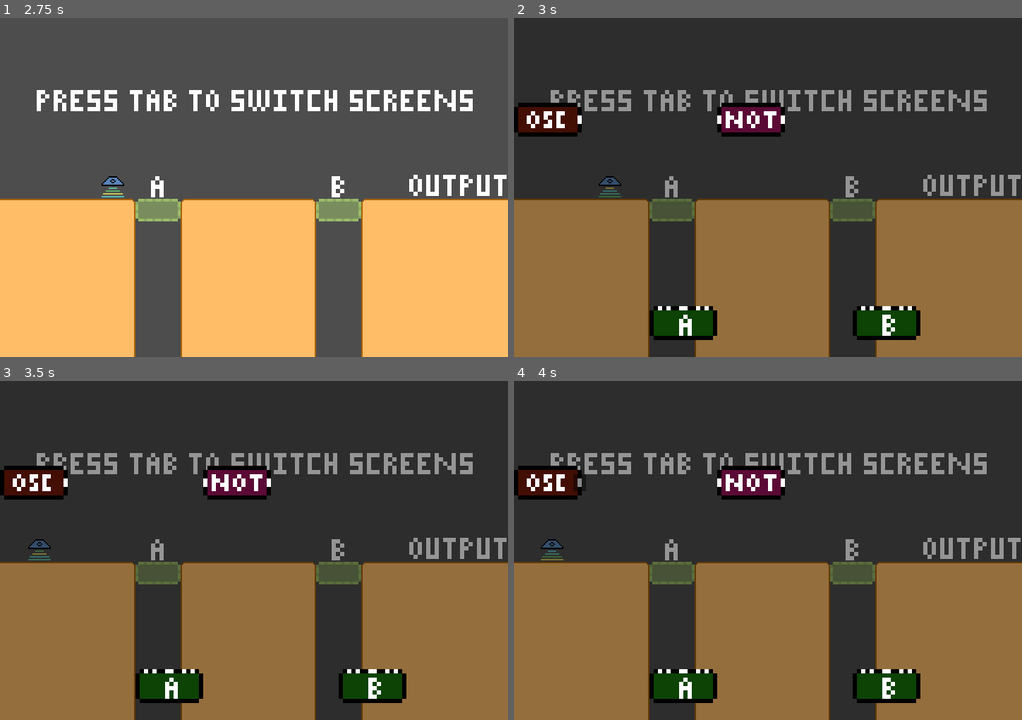
Above: before the commit, frames 1-4 (two rows, left to right).
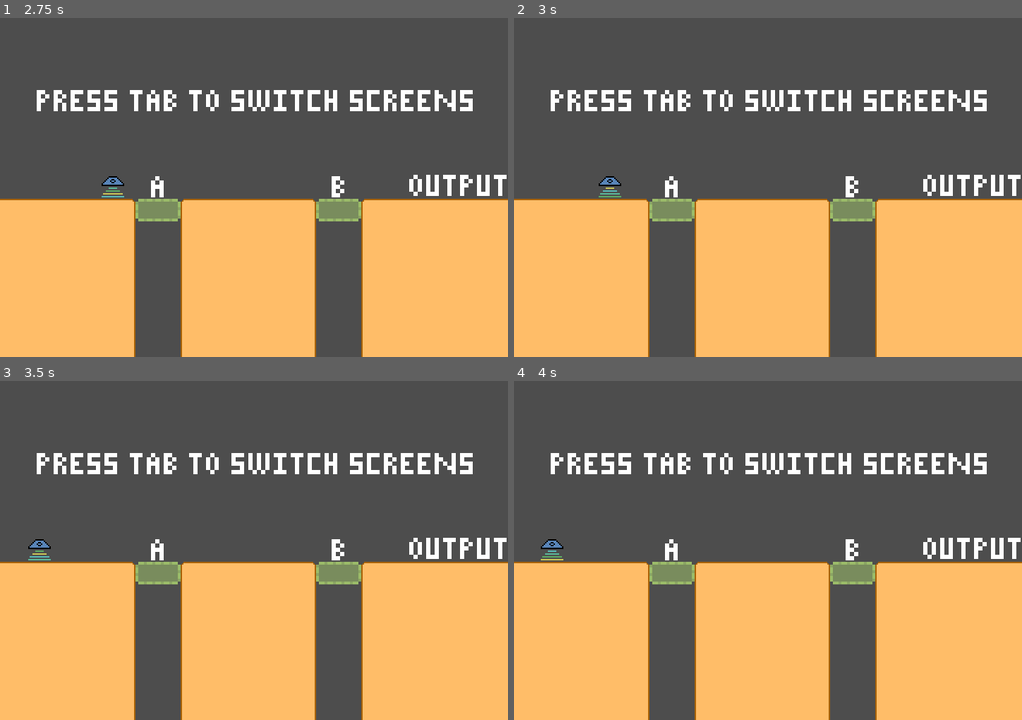
Above: after the commit, the same moments.

Repository: Gaelach-cael/puzzle-platformer-game
Game: Godot game, scene res://scenes/menu.tscn
The game is run twice, just before and just after one commit, with the same random seed, the same clock (stepped at 60 frames per second) and the same inputs.
Inputs (mouse positions are in pixels of both pictures, inside the frame that each line leads up to):
- Up to frame 1 (2.75 s): tap Enter (start) at 0.5, 2, 2.1 s; hold D (right) 0.53-1.25 s; hold S (crouch) 0.53-1.25 s; click "LEVEL 1" at 1.25 s; hold D (right) from 2.03 s (still down)
- Up to frame 2 (3 s): tap Enter (start) at 2.75 s; release D (right) at 2.78 s; hold A (left) from 2.78 s (still down); tap Tab (switch) at 2.85 s
- Up to frame 3 (3.5 s): keep holding A (left)
- Up to frame 4 (4 s): release A (left) at 3.5 s; click (580, 482) at 3.52 s

Frame 1 is identical in both runs. In frame 2, 100% of the frame differs, in the area x 0-100%, y 0-100%; in frame 3, 100%; in frame 4, 100%.
Error after the commit: Parse Error: Builtin type cannot be used as a name on its own. (res://scripts/screen_2.gd:3)

Commit message:
honk mimimiii

Diff:
--- a/scenes/level 1/screen2.tscn
+++ b/scenes/level 1/screen2.tscn
@@ -31,7 +31,7 @@
 
 [node name="TileMapLayer" type="TileMapLayer" parent="."]
 scale = Vector2(3, 3)
-tile_map_data = PackedByteArray(0, 0, 2, 0, 4, 0, 2, 0, 1, 0, 2, 0, 0, 0, 5, 0, 4, 0, 2, 0, 1, 0, 2, 0, 0, 0, 0, 0, 1, 0, 2, 0, 0, 0, 2, 0, 0, 0, 3, 0, 1, 0, 2, 0, 1, 0, 0, 0, 0, 0)
+tile_map_data = PackedByteArray(0, 0, 5, 0, 4, 0, 2, 0, 1, 0, 2, 0, 0, 0, 0, 0, 1, 0, 2, 0, 0, 0, 2, 0, 0, 0, 3, 0, 1, 0, 2, 0, 1, 0, 0, 0, 0, 0, 2, 0, 4, 0, 2, 0, 1, 0, 2, 0, 0, 0)
 tile_set = SubResource("TileSet_0xwjf")
 
 [node name="oscbutton" type="Button" parent="TileMapLayer"]
@@ -40,7 +40,24 @@
 offset_right = 17.0
 offset_bottom = 26.0
 theme = ExtResource("4_glrbq")
-action_mode = 0
+toggle_mode = true
+metadata/_edit_use_anchors_ = true
+
+[node name="A_Output" type="Button" parent="TileMapLayer"]
+offset_left = 34.0
+offset_top = 67.0
+offset_right = 46.0
+offset_bottom = 70.0
+theme = ExtResource("4_glrbq")
+toggle_mode = true
+
+[node name="B_Output" type="Button" parent="TileMapLayer"]
+offset_left = 82.0
+offset_top = 67.0
+offset_right = 94.0
+offset_bottom = 70.0
+theme = ExtResource("4_glrbq")
+toggle_mode = true
 
 [node name="Not_input" type="Button" parent="TileMapLayer"]
 offset_left = 47.0
@@ -48,6 +65,8 @@
 offset_right = 50.0
 offset_bottom = 26.0
 theme = ExtResource("4_glrbq")
+toggle_mode = true
+metadata/_edit_use_anchors_ = true
 
 [node name="Not_output" type="Button" parent="TileMapLayer"]
 offset_left = 62.0
@@ -55,6 +74,8 @@
 offset_right = 65.0
 offset_bottom = 26.0
 theme = ExtResource("4_glrbq")
+toggle_mode = true
+metadata/_edit_use_anchors_ = true
 
 [node name="A" type="Label" parent="TileMapLayer"]
 offset_left = 38.6667
@@ -63,6 +84,7 @@
 offset_bottom = 75.3333
 theme = ExtResource("5_jdm2b")
 text = "A"
+metadata/_edit_use_anchors_ = true
 
 [node name="B" type="Label" parent="TileMapLayer"]
 offset_left = 86.6667
@@ -71,3 +93,22 @@
 offset_bottom = 75.0
 theme = ExtResource("5_jdm2b")
 text = "B"
+metadata/_edit_use_anchors_ = true
+
+[node name="osc->not" type="Line2D" parent="."]
+points = PackedVector2Array(46, 72, 145, 72)
+width = 6.0
+
+[node name="not->A" type="Line2D" parent="."]
+points = PackedVector2Array(137, 72, 137, 204)
+width = 6.0
+
+[node name="not->b" type="Line2D" parent="."]
+position = Vector2(147, 0)
+points = PackedVector2Array(45, 72, 101, 72, 101, 204)
+width = 6.0
+
+[node name="Timer" type="Timer" parent="."]
+wait_time = 0.25
+
+[connection signal="timeout" from="Timer" to="." method="_on_timer_timeout"]
--- a/scripts/screen_2.gd
+++ b/scripts/screen_2.gd
@@ -1,5 +1,8 @@
 extends Node2D
 
+var osc_not = bool
+var not_a = bool
+var not_b = bool
 
 # Called when the node enters the scene tree for the first time.
 func _ready() -> void:
